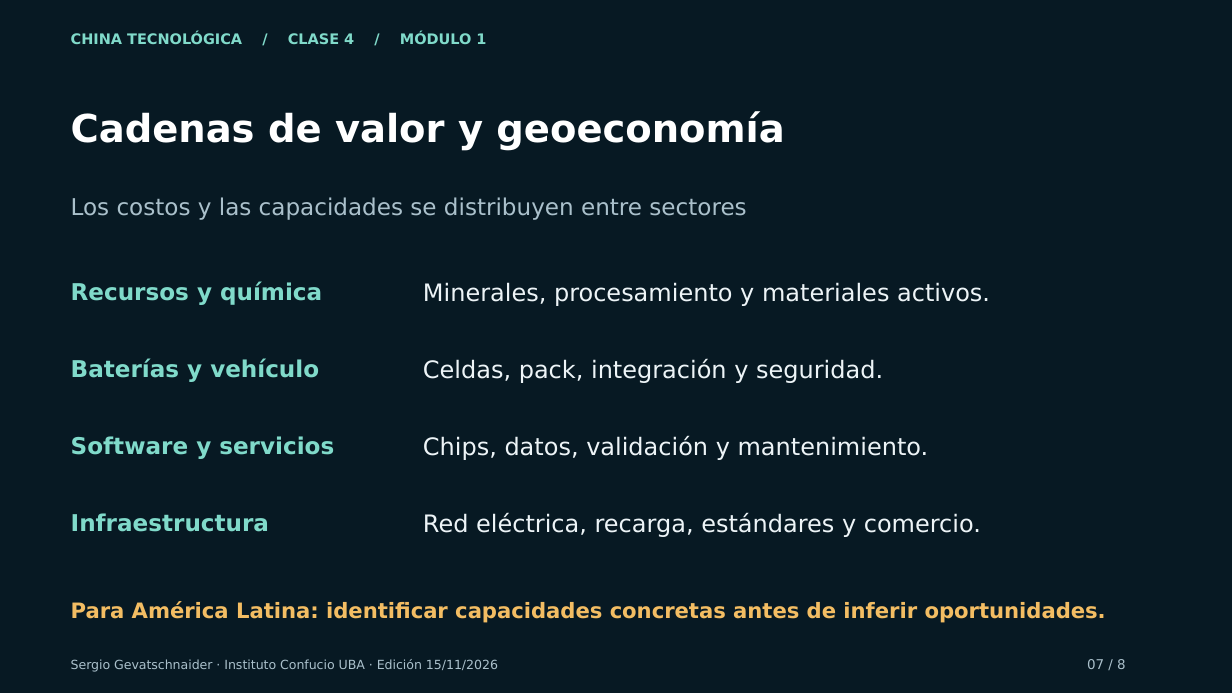
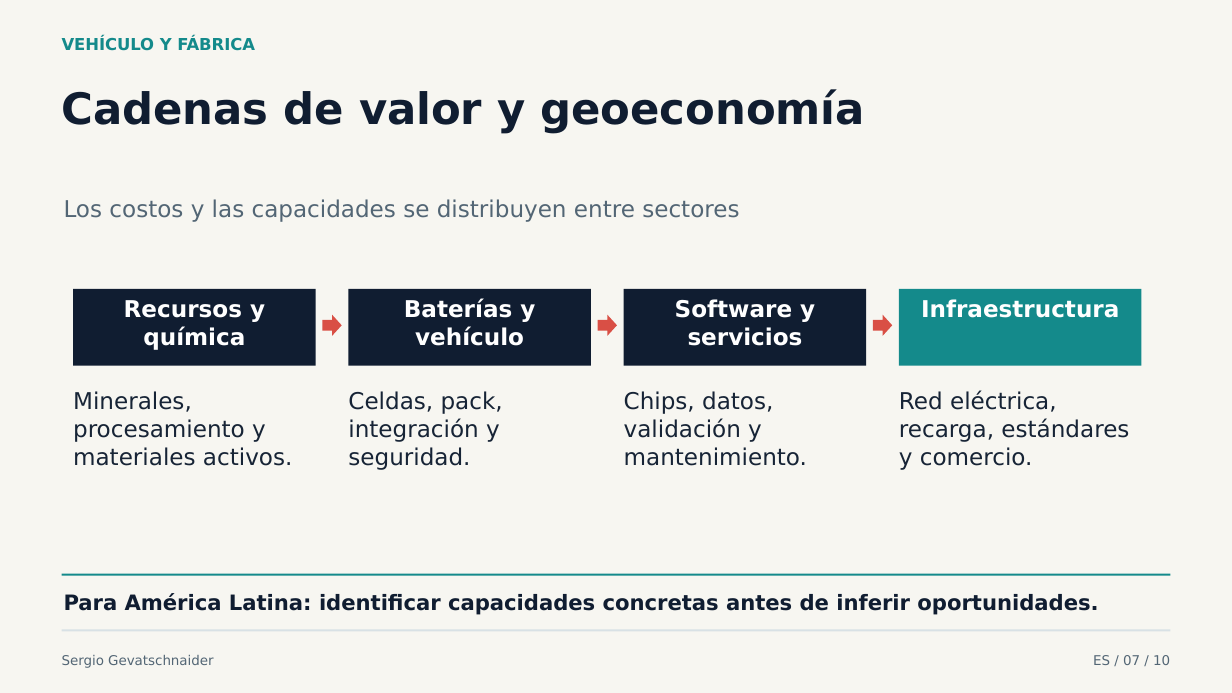
Before and after one commit to sgevatschnaider/Inteligencia-Artificial-y-Rob-tica-en-China, a slide deck: slide 7 of materiales/clase-4/ppt-1/presentacion.pptx. Drawn at 1232x693 pixels with LibreOffice and Linux fonts; fonts in the diff are those of the drawing. Boxes give left, top, right and bottom in pixels: in the first picture for what was removed or moved away, otherwise in the second. Text is boxed around its words. In the diff, an @@ line names an element or a change of style, - is before the commit and + after.

```diff
--- a/materiales/clase-4/ppt-1/presentacion.pptx
+++ b/materiales/clase-4/ppt-1/presentacion.pptx
@@ background #071923 to #F7F6F1 @@
@@ text added at (x1=62, y1=36, x2=255, y2=51), 12.8 pt, text #148A8B, bold @@
+VEHÍCULO Y FÁBRICA
@@ text removed at (x1=71, y1=32, x2=486, y2=44) @@
-CHINA TECNOLÓGICA / CLASE 4 / MÓDULO 1
@@ text "Cadenas de valor y geoeconomía" at (x1=62, y1=89, x2=865, y2=133): size 30 to 33.8 pt, text colour #FFFFFF to #101D31; vertical alignment middle to top @@
@@ text "Los costos y las capacidades ..." moved from (x1=71, y1=197, x2=746, y2=220) to (x1=64, y1=199, x2=739, y2=222) @@
@@ text "Los costos y las capacidades ..." at (x1=64, y1=199, x2=739, y2=222): text colour #AAC0CB to #536675; vertical alignment middle to top @@
@@ rectangle added at (x1=73, y1=288, x2=315, y2=365), fill #101D31 @@
@@ text "Recursos y química" moved from (x1=71, y1=281, x2=322, y2=305) to (x1=124, y1=300, x2=265, y2=350) @@
@@ rectangle added at (x1=348, y1=288, x2=591, y2=365), fill #101D31 @@
@@ text "Baterías y vehículo" moved from (x1=71, y1=358, x2=319, y2=382) to (x1=404, y1=298, x2=535, y2=346) @@
@@ rectangle added at (x1=624, y1=288, x2=866, y2=365), fill #101D31 @@
@@ text "Software y servicios" moved from (x1=71, y1=436, x2=334, y2=459) to (x1=675, y1=299, x2=815, y2=346) @@
@@ rectangle added at (x1=899, y1=288, x2=1141, y2=365), fill #148A8B @@
@@ text colour #80DACA to #FFFFFF; alignment left to centre; vertical alignment middle to top in 4 elements at (x1=124, y1=300, x2=265, y2=350), (x1=404, y1=298, x2=535, y2=346), (x1=675, y1=299, x2=815, y2=346), (x1=921, y1=299, x2=1119, y2=318) @@
@@ text "Infraestructura" moved from (x1=71, y1=513, x2=269, y2=532) to (x1=921, y1=299, x2=1119, y2=318) @@
@@ right arrow added at (x1=323, y1=315, x2=342, y2=336), fill #D94F45 @@
@@ right arrow added at (x1=598, y1=315, x2=617, y2=336), fill #D94F45 @@
@@ right arrow added at (x1=873, y1=315, x2=893, y2=336), fill #D94F45 @@
@@ size 18.8 to 18 pt, text colour #EDF4F7 to #172436; vertical alignment middle to top in 4 elements at (x1=624, y1=391, x2=807, y2=466), (x1=899, y1=391, x2=1129, y2=470), (x1=348, y1=391, x2=503, y2=470), (x1=73, y1=391, x2=292, y2=466) @@
@@ text "Minerales, procesamiento y materiales activos." moved from (x1=423, y1=282, x2=990, y2=306) to (x1=73, y1=391, x2=292, y2=466) @@
@@ text "Celdas, pack, integración y seguridad." moved from (x1=423, y1=358, x2=883, y2=383) to (x1=348, y1=391, x2=503, y2=470) @@
@@ text "Chips, datos, validación y mantenimiento." moved from (x1=423, y1=435, x2=929, y2=460) to (x1=624, y1=391, x2=807, y2=466) @@
@@ text "Red eléctrica, recarga, estándares y ..." moved from (x1=423, y1=512, x2=981, y2=537) to (x1=899, y1=391, x2=1129, y2=470) @@
@@ rectangle added at (x1=62, y1=574, x2=1171, y2=576), fill #148A8B @@
@@ text "Para América Latina: identificar capacidades ..." moved from (x1=71, y1=601, x2=1106, y2=623) to (x1=64, y1=593, x2=1098, y2=615) @@
@@ text "Para América Latina: identificar capacidades ..." at (x1=64, y1=593, x2=1098, y2=615): text colour #F3BD63 to #101D31; vertical alignment middle to top @@
@@ rectangle added at (x1=62, y1=629, x2=1171, y2=631), fill #D8E1E5 @@
@@ text added at (x1=62, y1=655, x2=213, y2=668), 10.5 pt, text #536675 @@
+Sergio Gevatschnaider
@@ text removed at (x1=71, y1=659, x2=498, y2=672) @@
-Sergio Gevatschnaider · Instituto Confucio UBA · Edición 15/11/2026
@@ text removed at (x1=1087, y1=659, x2=1126, y2=669) @@
-07 / 8
@@ text added at (x1=1093, y1=655, x2=1170, y2=665), 10.5 pt, text #536675 @@
+ES / 07 / 10
```
Also in this commit, not shown: 5 other slides changed, 4 slides added, 2 slides removed, 46 other files.
